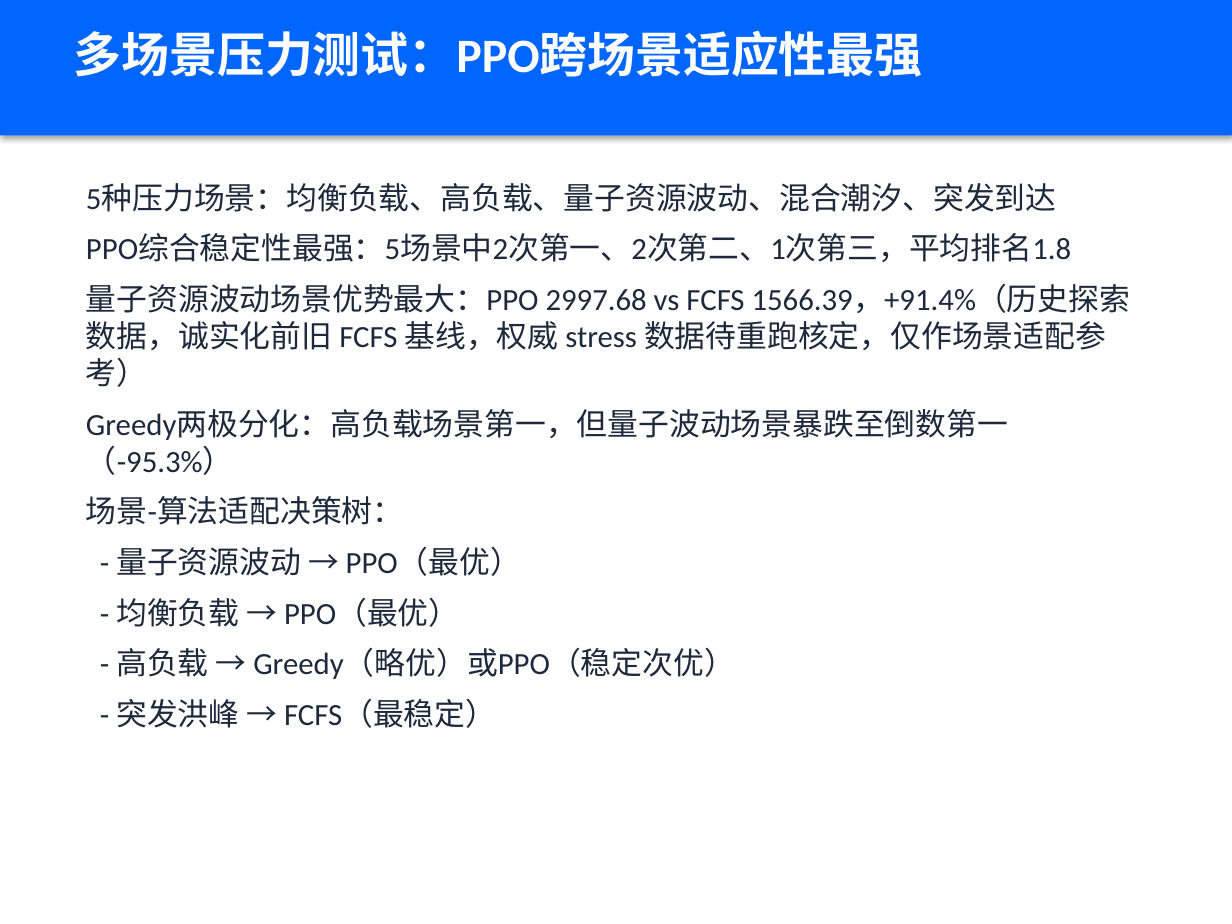
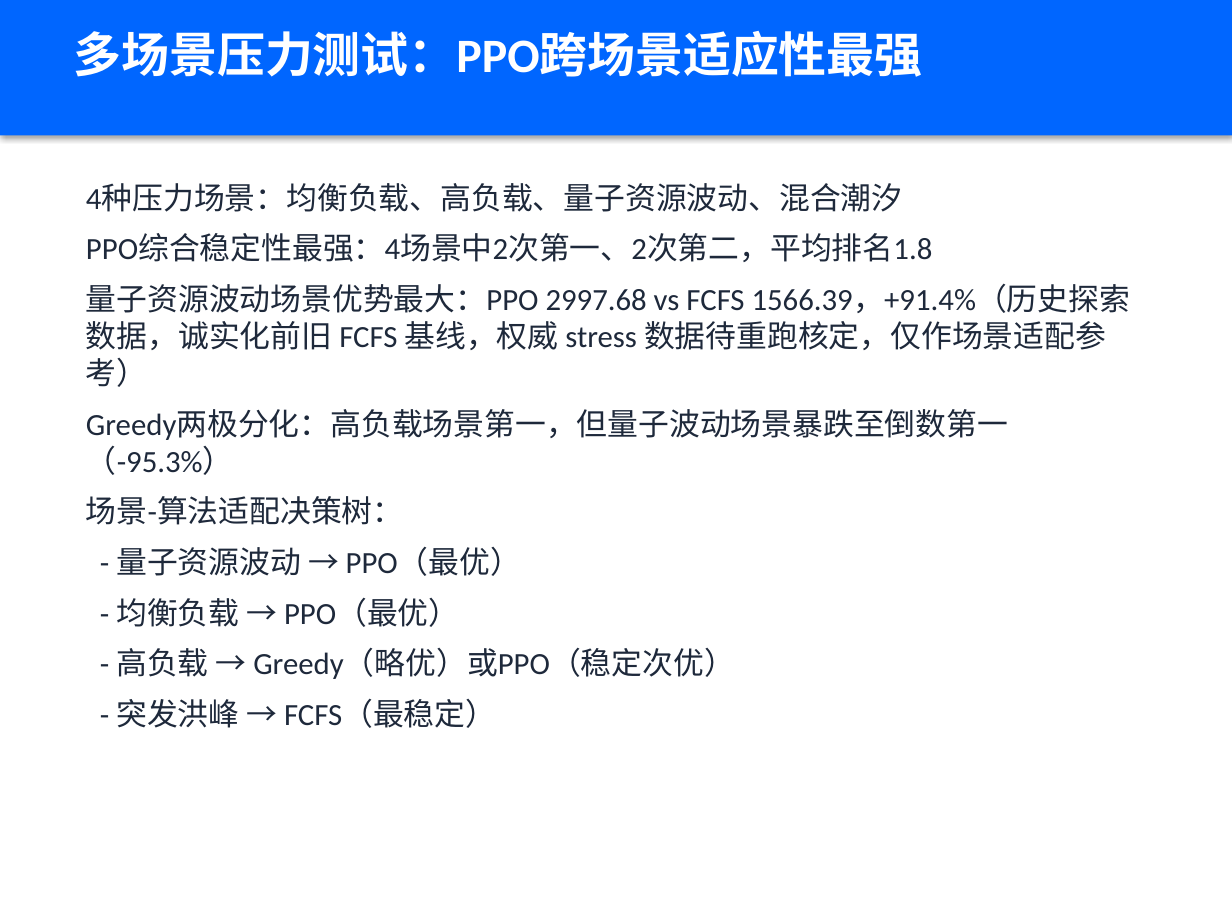
Before and after one commit to xiabai2008/quantum-rl-scheduler, a slide deck: slide 12 of deliverable_models/答辩PPT.pptx. Drawn at 1232x924 pixels with LibreOffice and Linux fonts; fonts in the diff are those of the drawing. Boxes give left, top, right and bottom in pixels: in the first picture for what was removed or moved away, otherwise in the second. Text is boxed around its words. In the diff, an @@ line names an element or a change of style, - is before the commit and + after.

```diff
--- a/deliverable_models/答辩PPT.pptx
+++ b/deliverable_models/答辩PPT.pptx
@@ text at (x1=86, y1=183, x2=932, y2=262): text changed @@
-5种压力场景：均衡负载、高负载、量子资源波动、混合潮汐、突发到达
-PPO综合稳定性最强：5场景中2次第一、2次第二、1次第三，平均排名1.8
+4种压力场景：均衡负载、高负载、量子资源波动、混合潮汐
+PPO综合稳定性最强：4场景中2次第一、2次第二，平均排名1.8
```
Also in this commit, not shown: 2 other slides changed, 10 other files.
